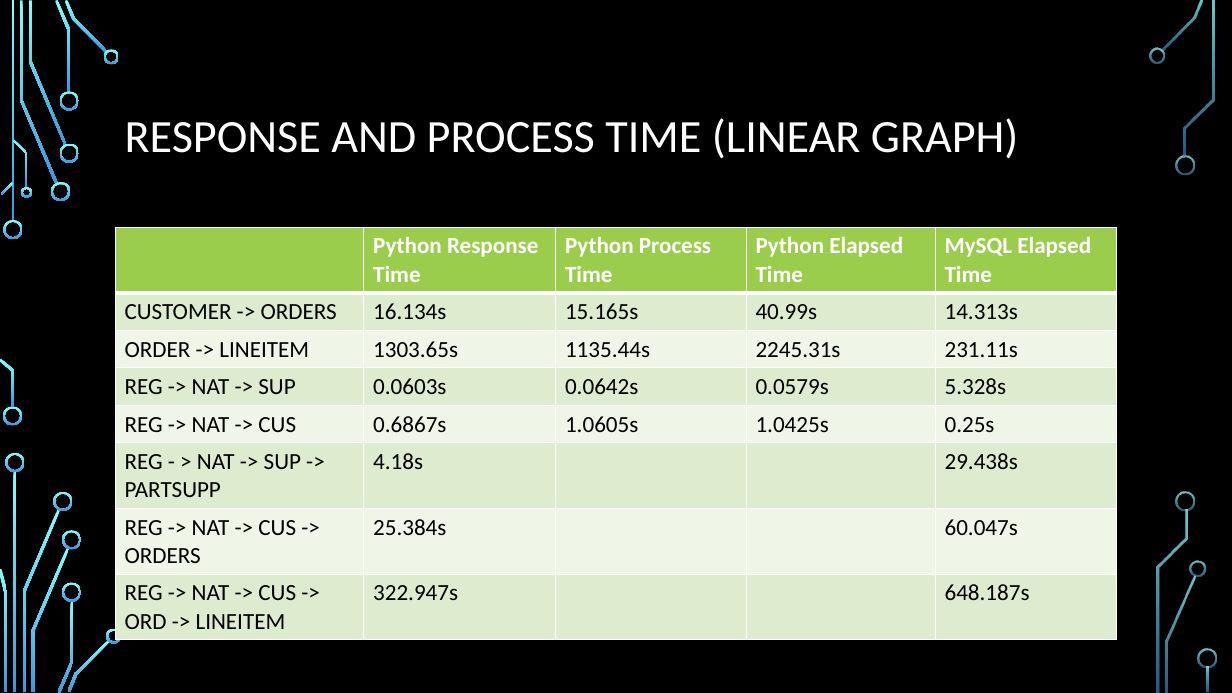
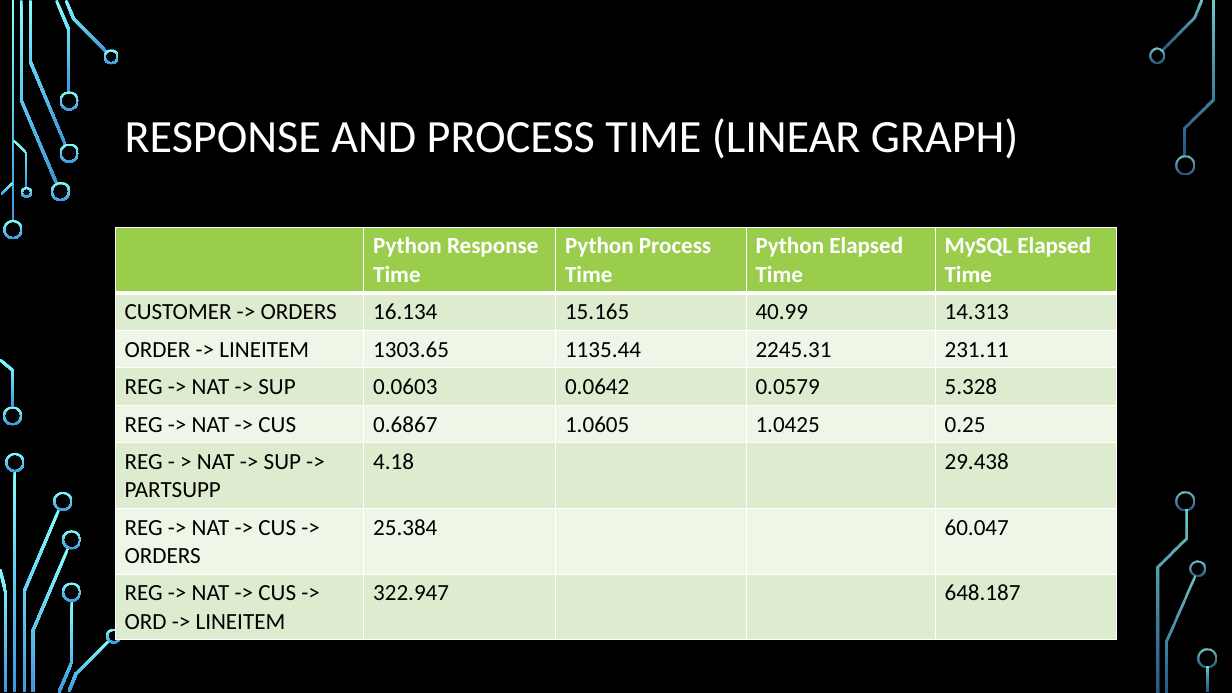
Before and after one commit to avinashsp93/multiwayjoin, a slide deck: slide 15 of MultiWayJoin.pptx. Drawn at 1232x693 pixels with LibreOffice and Linux fonts; fonts in the diff are those of the drawing; background and template pictures are left out. Boxes give left, top, right and bottom in pixels: in the first picture for what was removed or moved away, otherwise in the second. Text is boxed around its words. In the diff, an @@ line names an element or a change of style, - is before the commit and + after.

```diff
--- a/MultiWayJoin.pptx
+++ b/MultiWayJoin.pptx
@@ table at (116, 227, 1117, 636) @@
-row 2: CUSTOMER -> ORDERS | 16.134s | 15.165s | 40.99s | 14.313s
+row 2: CUSTOMER -> ORDERS | 16.134 | 15.165 | 40.99 | 14.313
-row 3: ORDER -> LINEITEM | 1303.65s | 1135.44s | 2245.31s | 231.11s
+row 3: ORDER -> LINEITEM | 1303.65 | 1135.44 | 2245.31 | 231.11
-row 4: REG -> NAT -> SUP | 0.0603s | 0.0642s | 0.0579s | 5.328s
+row 4: REG -> NAT -> SUP | 0.0603 | 0.0642 | 0.0579 | 5.328
-row 5: REG -> NAT -> CUS | 0.6867s | 1.0605s | 1.0425s | 0.25s
+row 5: REG -> NAT -> CUS | 0.6867 | 1.0605 | 1.0425 | 0.25
-row 6, column 2: 4.18s
+row 6, column 2: 4.18
-row 6, column 5: 29.438s
+row 6, column 5: 29.438
-row 7, column 2: 25.384s
+row 7, column 2: 25.384
-row 7, column 5: 60.047s
+row 7, column 5: 60.047
-row 8, column 2: 322.947s
+row 8, column 2: 322.947
-row 8, column 5: 648.187s
+row 8, column 5: 648.187
```
Also in this commit, not shown: 2 other slides changed, 2 other files.
